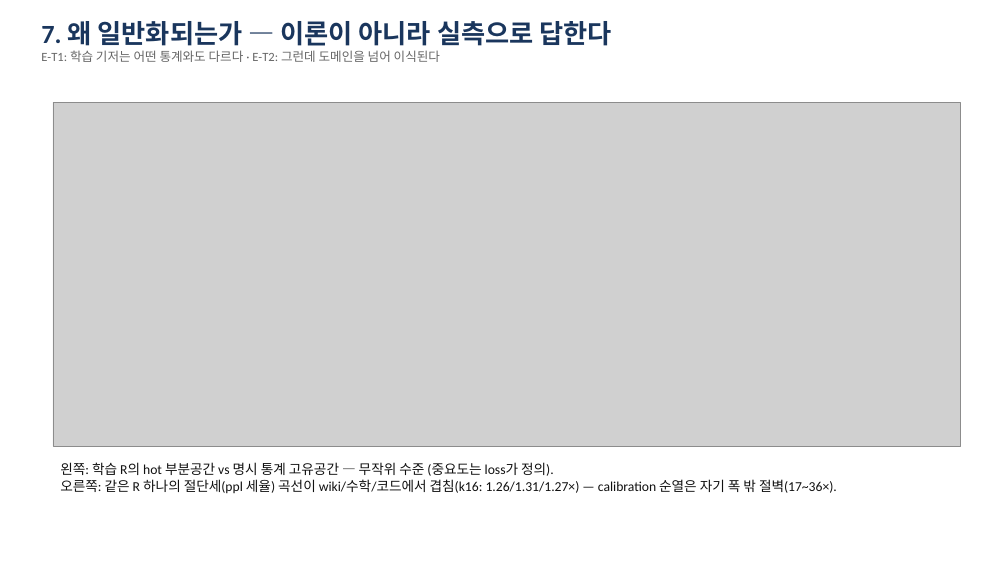
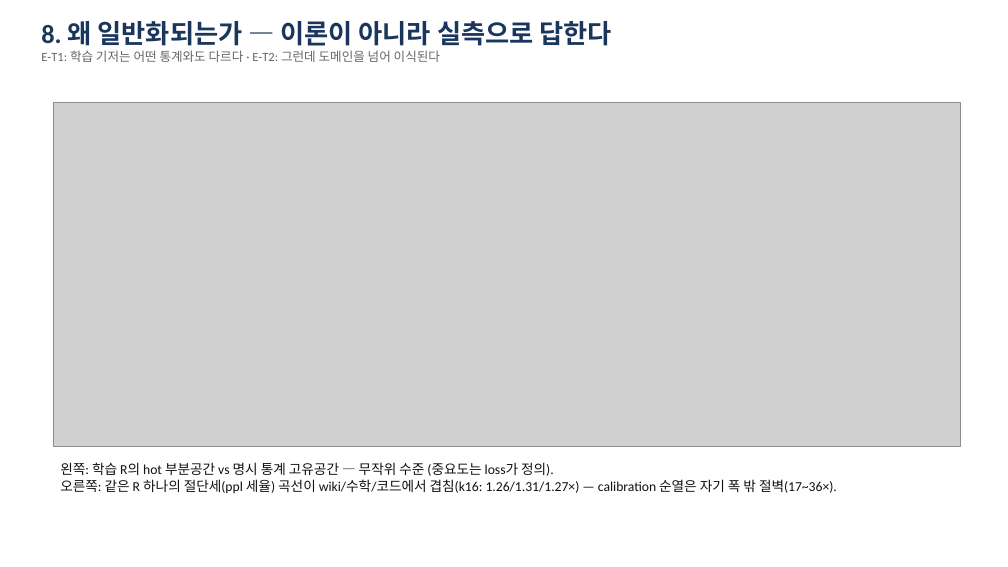
Before and after one commit to omin-Kwon/nested_ssm, a slide deck: slide 9 of docs/pitch_deck_tiering.pptx (slide 8 before the commit). Drawn at 1008x567 pixels with LibreOffice and Linux fonts; fonts in the diff are those of the drawing; grey boxes stand for pictures. Boxes give left, top, right and bottom in pixels: in the first picture for what was removed or moved away, otherwise in the second. Text is boxed around its words. In the diff, an @@ line names an element or a change of style, - is before the commit and + after.

```diff
--- a/docs/pitch_deck_tiering.pptx
+++ b/docs/pitch_deck_tiering.pptx
@@ text at <box>41,21,611,46</box>: text changed @@
-7. 왜 일반화되는가 — 이론이 아니라 실측으로 답한다
+8. 왜 일반화되는가 — 이론이 아니라 실측으로 답한다
```
Also in this commit, not shown: 5 other slides changed, 2 slides added, 1 slide removed, 1 other file.
